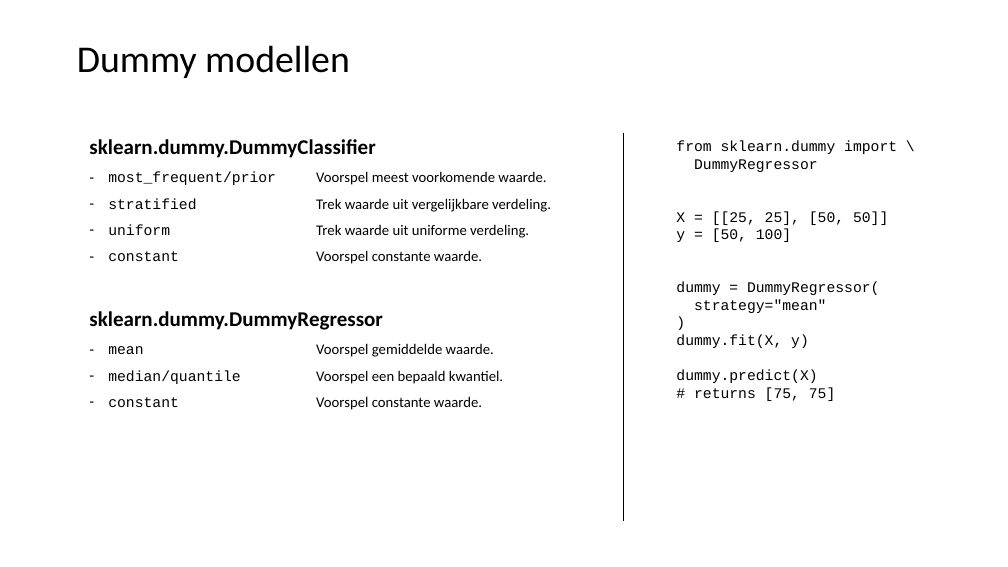
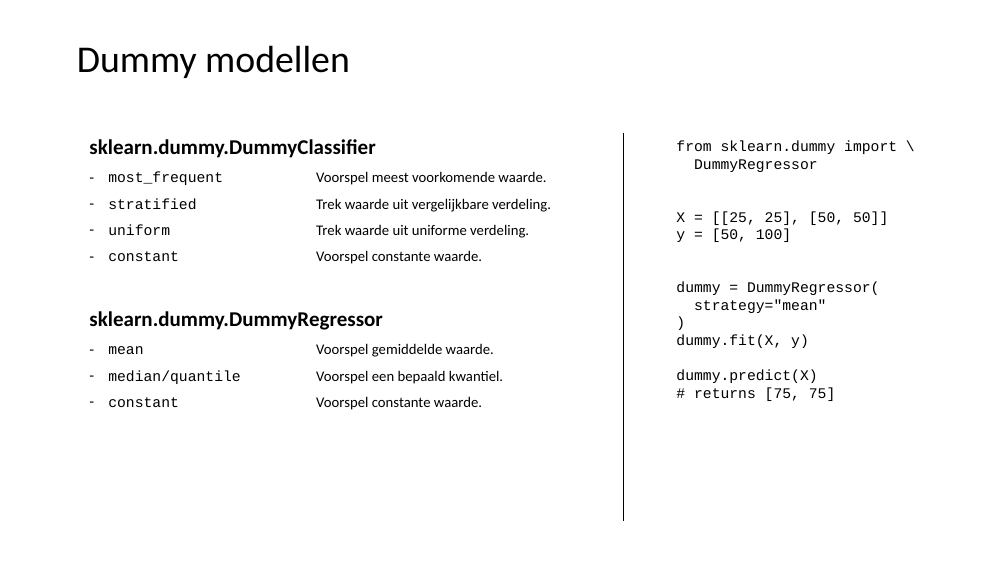
Before and after one commit to LFKoning/knowledge-sharing, a slide deck: slide 28 of python_trainees/4_scikit_learn/python_traineeship_4.pptx (slide 29 before the commit). Drawn at 1008x567 pixels with LibreOffice and Linux fonts; fonts in the diff are those of the drawing. Boxes give left, top, right and bottom in pixels: in the first picture for what was removed or moved away, otherwise in the second. Text is boxed around its words. In the diff, an @@ line names an element or a change of style, - is before the commit and + after.

```diff
--- a/python_trainees/4_scikit_learn/python_traineeship_4.pptx
+++ b/python_trainees/4_scikit_learn/python_traineeship_4.pptx
@@ text at (108,171,546,185): text changed @@
-– most_frequent/prior Voorspel meest voorkomende waarde.
+– most_frequent Voorspel meest voorkomende waarde.
```
Also in this commit, not shown: 5 other slides changed, 1 slide added, 2 slides removed, 9 other files.
